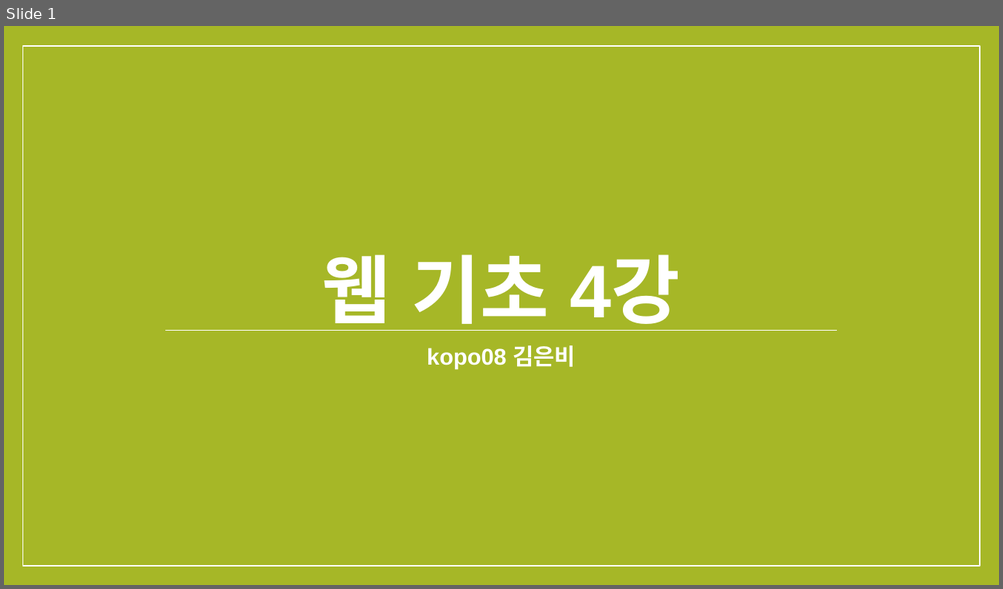
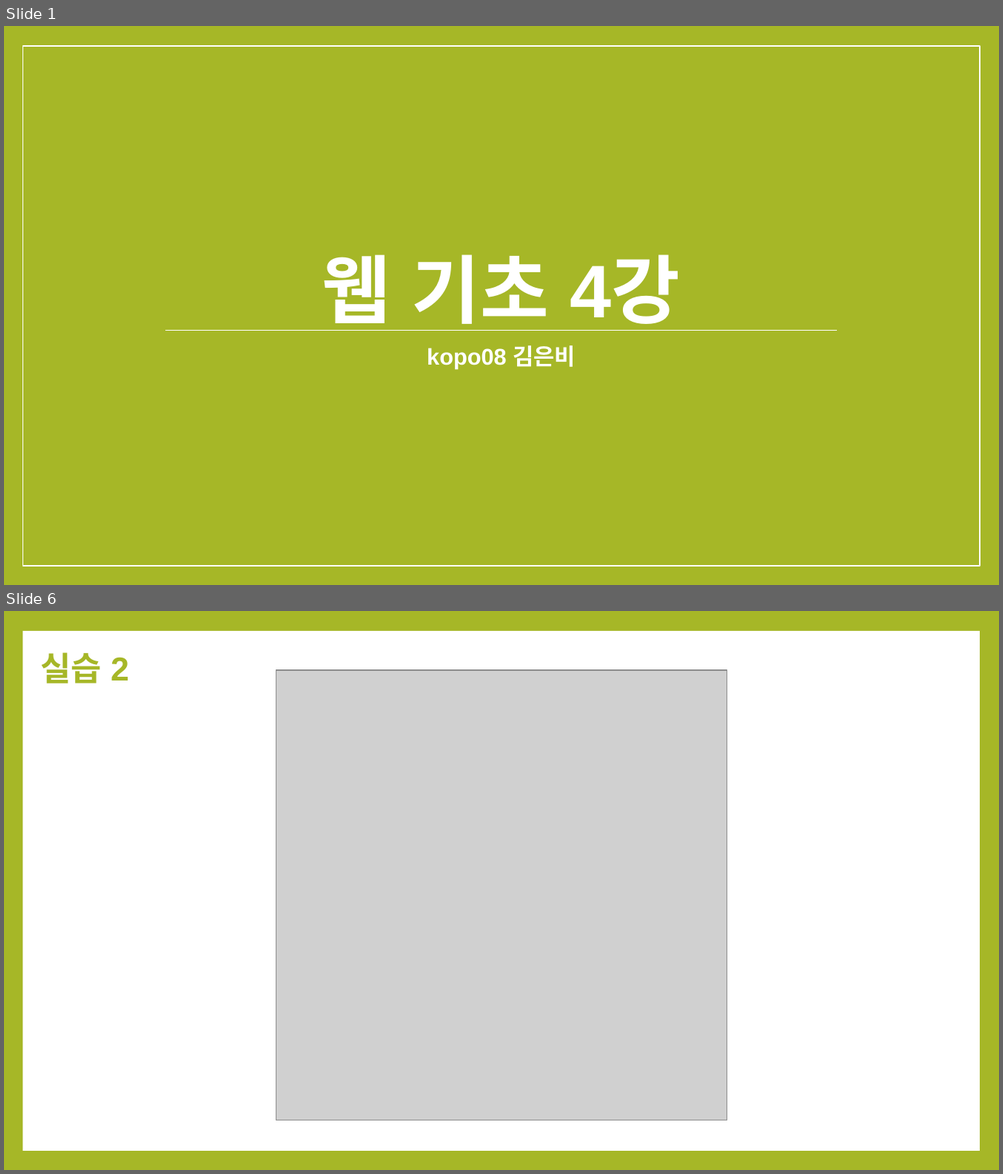
Before and after one commit to EunbInn/WEB, a slide deck: lecture04/웹 기초 4강.pptx. Shown one above the other, each under a label of ours: slide 1 before the commit, slides 1 and 6 after it; the slides between them are not shown. The pictures are 1003x589 and 1003x1174 pixels, drawn with LibreOffice and Linux fonts; fonts in the diff are those of the drawing; grey boxes stand for pictures. Boxes give left, top, right and bottom in pixels: in the first picture for what was removed or moved away, otherwise in the second. Text is boxed around its words. In the diff, an @@ line names an element or a change of style, - is before the commit and + after.

```diff
--- a/lecture04/웹 기초 4강.pptx
+++ b/lecture04/웹 기초 4강.pptx
@@ slide 6 added at box(4, 611, 999, 1170), background #A6B727 @@
@@ rectangle added at box(22, 631, 979, 1151), fill #FFFFFF @@
@@ title added at box(40, 652, 129, 684), 32 pt, text #A6B727, bold @@
+실습 2
@@ picture added at box(276, 670, 727, 1121) @@
```
Also in this commit, not shown: 2 slides changed, 7 other slides added, 2 slides removed, 14 other files.
